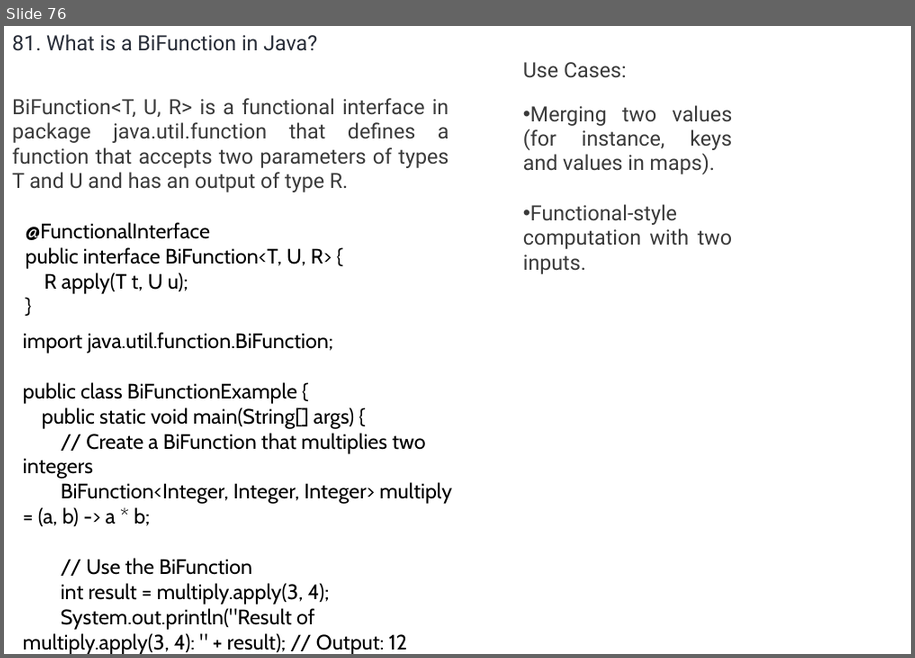
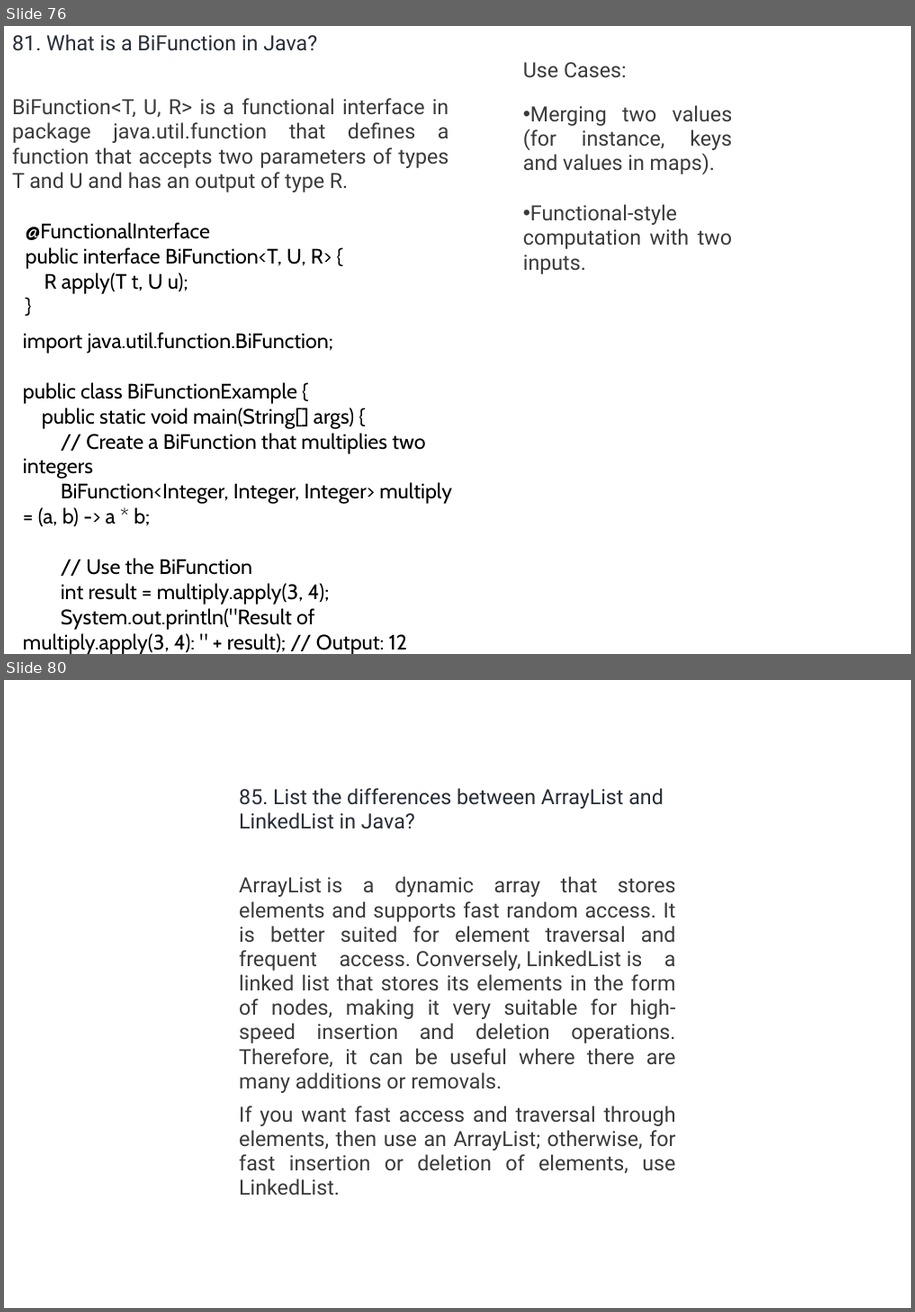
Before and after one commit to umalavanya/FullStackDevelopement_JavaSpring_SQL_ReactProjects, a slide deck: UmaTeachingMaterial/Java/Java-Interview-QA-Intellipaat.pptx. Shown one above the other, each under a label of ours: slide 76 before the commit, slides 76 and 80 after it; the slides between them are not shown. The pictures are 915x658 and 915x1312 pixels, drawn with LibreOffice and Linux fonts; fonts in the diff are those of the drawing. Boxes give left, top, right and bottom in pixels: in the first picture for what was removed or moved away, otherwise in the second. Text is boxed around its words. In the diff, an @@ line names an element or a change of style, - is before the commit and + after.

```diff
--- a/UmaTeachingMaterial/Java/Java-Interview-QA-Intellipaat.pptx
+++ b/UmaTeachingMaterial/Java/Java-Interview-QA-Intellipaat.pptx
@@ slide 80 added at [4, 680, 911, 1308], background #FFFFFF @@
@@ text added at [239, 788, 676, 1195], 18 pt, text #3A3A3A @@
+85. List the differences between ArrayList and LinkedList in Java?
+ArrayList is a dynamic array that stores elements and supports fast random access. It is better suited for element traversal and frequent access. Conversely, LinkedList is a linked list that stores its elements in the form of nodes, making it very suitable for high-speed insertion and deletion operations. Therefore, it can be useful where there are many additions or removals.
+If you want fast access and traversal through elements, then use an ArrayList; otherwise, for fast insertion or deletion of elements, use LinkedList.
```
Also in this commit, not shown: 1 slide changed, 25 other slides added, 26 slides removed.
